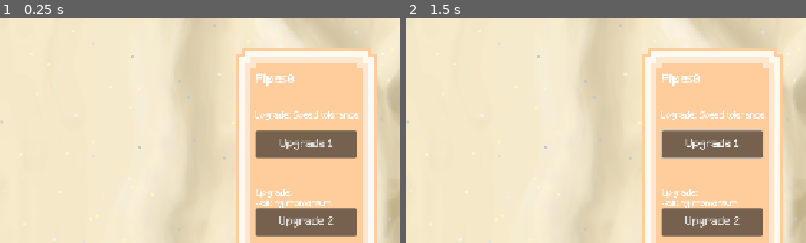
Above: before the commit, frames 1-2 (left to right).
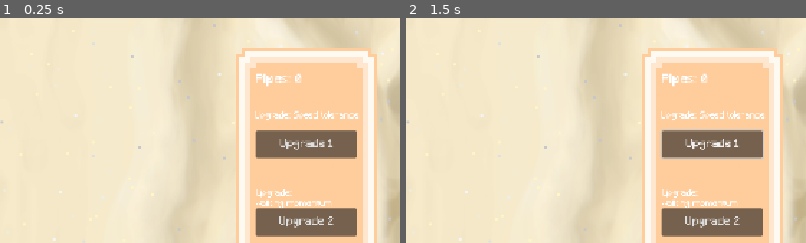
Above: after the commit, the same moments.

Repository: ArifD2286/Strandbeest-Game
Game: Godot game, scene res://Game.tscn
Same seed, same stepped clock (60 frames per second), same inputs: the game is played once before the commit and once after it.
Inputs (mouse positions are % of the whole screen's width and height, from its top left):
- Up to frame 1 (0.25 s): no input
- Up to frame 2 (1.5 s): click "Upgrade 1" at 0.5 s; tap Enter at 1.25 s; move the mouse to (72, 45) at 1.27 s; hold Right from 1.28 s (still down); tap Space (shooting) at 1.35 s; click (72, 45) at 1.42 s
The pictures show only the part of the screen within x 50-100%, y 0-50%; the shares and areas given below are measured in that part.

The runs differ from the first frame. In frame 1, 0.1% of the frame differs, in the area x 72-76%, y 24-29%; in frame 2, 0.1%.

Commit message:
Update 3.5
Changes:
- Working on remaking the player's cloud movement mechanic.
- Fixed pipes_amount (from Pipes0 to Pipes: 0)

Diff:
--- a/strandbeest-game/Game.tscn
+++ b/strandbeest-game/Game.tscn
@@ -305,6 +305,7 @@
 script = ExtResource("18_cpsxm")
 
 [node name="CollisionShape2D" type="CollisionShape2D" parent="Player" unique_id=969435956]
+position = Vector2(0, 40)
 shape = SubResource("RectangleShape2D_gta21")
 
 [node name="Line" type="ColorRect" parent="." unique_id=225182711]
--- a/strandbeest-game/cloud_1.gd
+++ b/strandbeest-game/cloud_1.gd
@@ -43,6 +43,7 @@
 			# This works similarly to [position.x] or [position.y] where the .x or .y would state which part of the coordinate we want.
 			position.x = _rest_position.x + radius * sin(_omega * _t)
 			position.y = _rest_position.y + radius * cos(_omega * _t)
+
 		"Charging":
 			_t += delta
 			_omega = TAU / charging_seconds
--- a/strandbeest-game/pipes_amount.gd
+++ b/strandbeest-game/pipes_amount.gd
@@ -8,4 +8,4 @@
 	# we cannot use [ "pipes" + String(GameData.pipes) ] as
 	# the string() doest take an int (pipes var from game data is an int) directly
 	# so we need to use str() instead
-	text = "Pipes" + str(GameData.pipes)
+	text = "Pipes: " + str(GameData.pipes)
--- a/strandbeest-game/player.gd
+++ b/strandbeest-game/player.gd
@@ -1,6 +1,10 @@
 extends CharacterBody2D
 
 
+@export var charge_duration: float = 2.0
+
+var pull_fraction: float = 0.0
+var _charge_t: float = 0.0
 var _state: String = "Idle"
 var _t: float = 0.0
 var reset_time: float = 2.0
@@ -10,10 +14,21 @@
 	velocity.y = 0
 	velocity.x = 0
 
+# If the player presses onto their space button, the state would go into the charging state
 	if _state == "Idle" and Input.is_action_just_pressed("shooting"):
 		_state = "Charging"
+		_charge_t = 0.0
+
+# If they release their space button, it goes into the shooting state.
+# This state will be referred by cloud_1/2/3.gd for their animation/behaviour
 	elif _state == "Charging" and Input.is_action_just_released("shooting"):
 		_state = "Burst"
+
+	if _state == "Charging":
+		_charge_t += delta
+		_charge_t = clamp(_charge_t, 0.0, charge_duration)
+		pull_fraction = (1.0 - cos(PI * _charge_t / charge_duration)) / 2.0
+
 	if _state == "Burst":
 		_t += delta
 		if _t >= reset_time:
